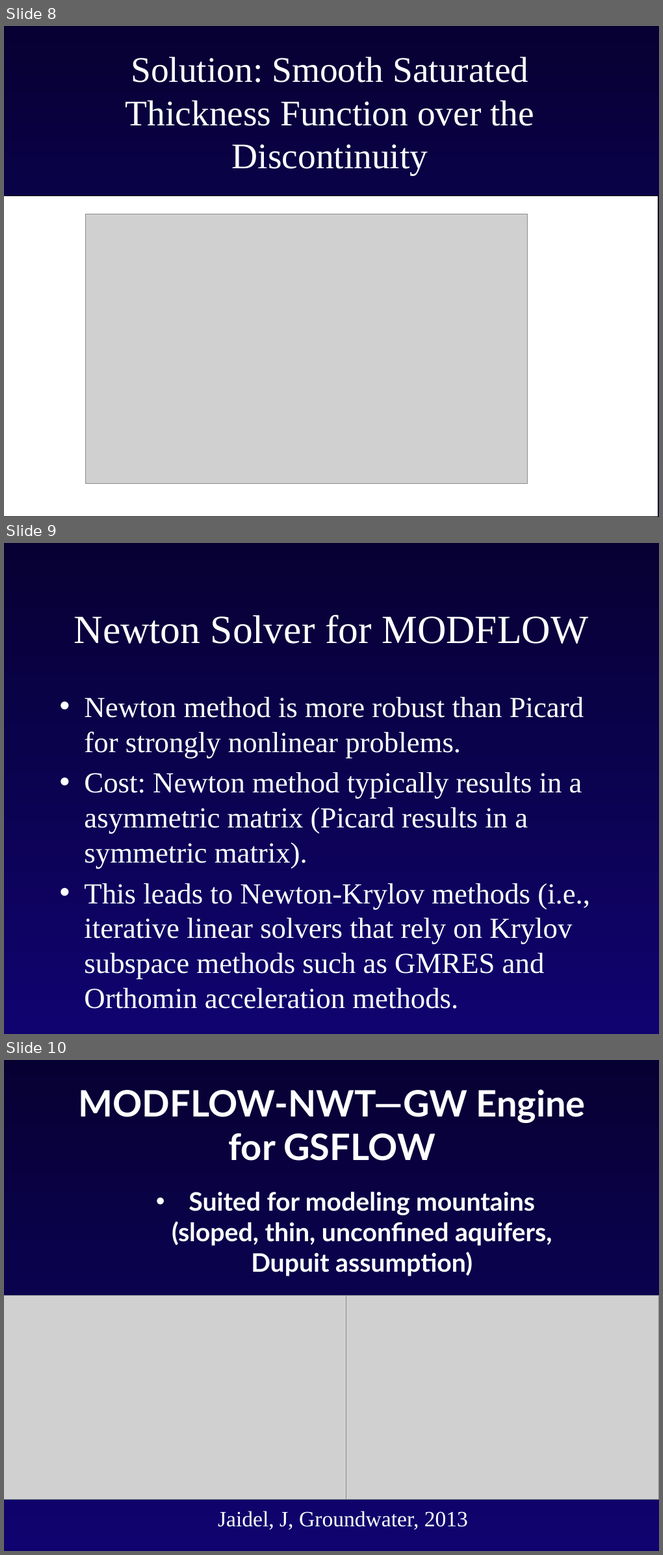
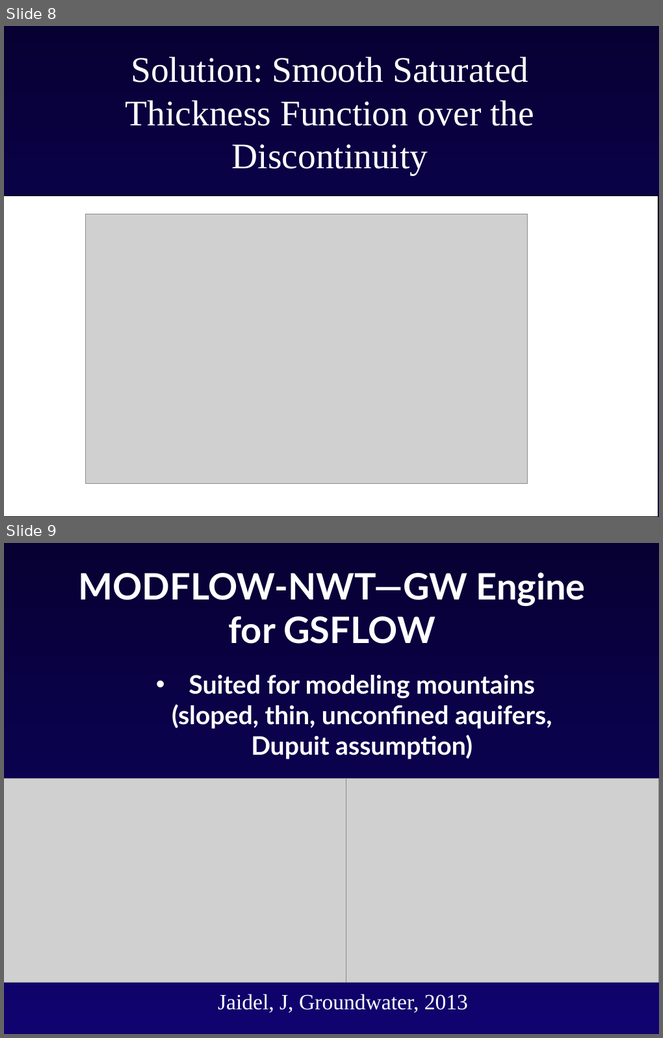
Before and after one commit to rniswon/gsflowID2447_classrepo, a slide deck: presentations/Niswonger/Intro_modflow_B.pptx. Shown one above the other, each under a label of ours: slides 8, 9 and 10 before the commit, slides 8 and 9 after it. The pictures are 663x1555 and 663x1038 pixels, drawn with LibreOffice and Linux fonts; fonts in the diff are those of the drawing; grey boxes stand for pictures; background and template pictures are left out. Boxes give left, top, right and bottom in pixels: in the first picture for what was removed or moved away, otherwise in the second. Text is boxed around its words. In the diff, an @@ line names an element or a change of style, - is before the commit and + after.

Commit message:
updated presentation

```diff
--- a/presentations/Niswonger/Intro_modflow_B.pptx
+++ b/presentations/Niswonger/Intro_modflow_B.pptx
@@ slide 9 removed at bbox=[4, 543, 659, 1034], background gradient #070133 to #10036F @@
@@ title removed at bbox=[74, 615, 588, 644] @@
-Newton Solver for MODFLOW
@@ text removed at bbox=[84, 697, 590, 980] @@
-• Newton method is more robust than Picard for strongly nonlinear problems.
-• Cost: Newton method typically results in a asymmetric matrix (Picard results in a symmetric matrix).
-• This leads to Newton-Krylov methods (i.e., iterative linear solvers that rely on Krylov subspace methods such as GMRES and Orthomin acceleration methods.
@@ what was slide 10 is now slide 9 @@
```
Also in this commit, not shown: 1 slide changed, 1 slide added, 1 other slide removed, 1 other file.
